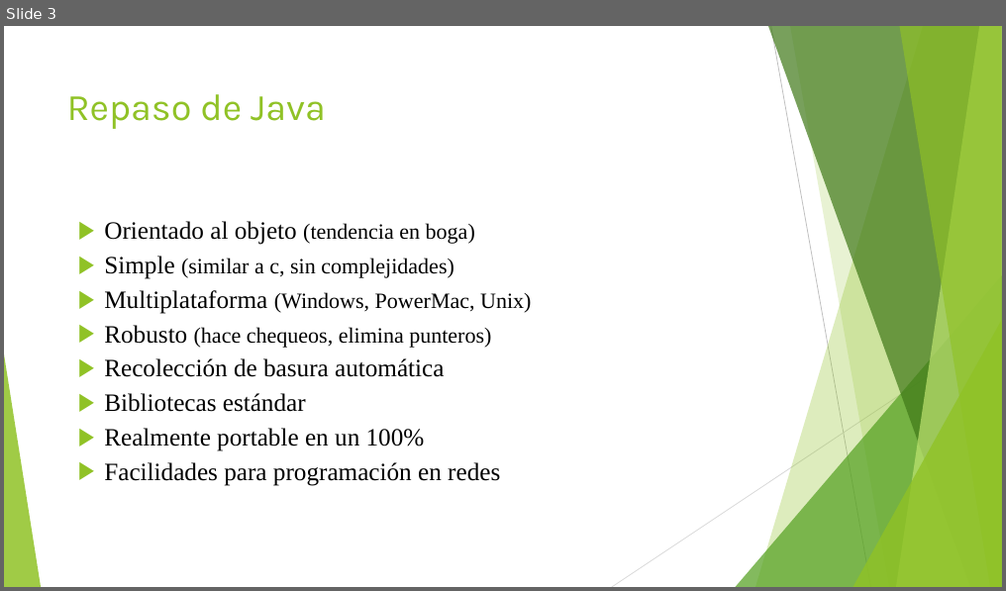
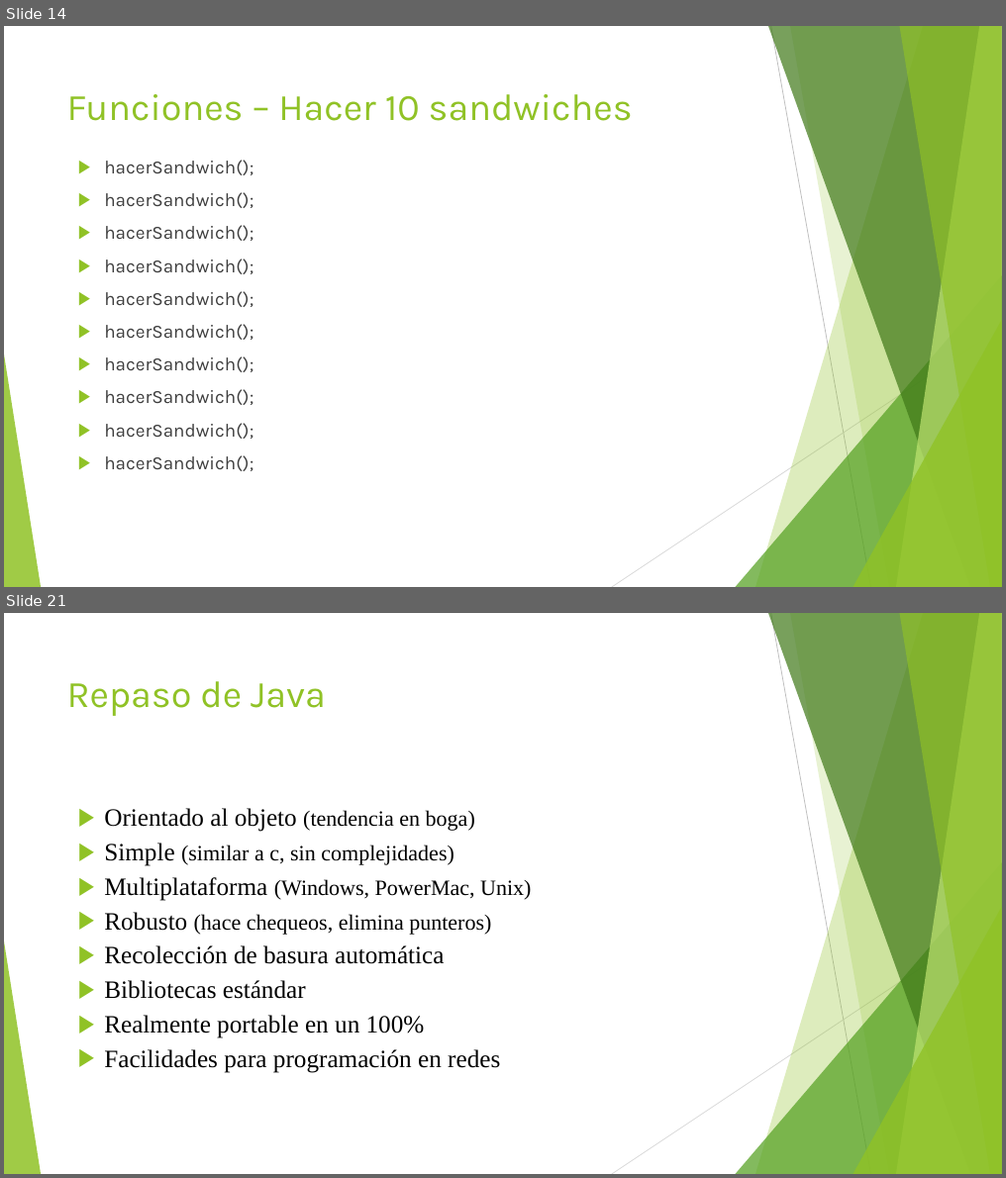
Before and after one commit to jomarnavarro/basicJava, a slide deck: Selenium, session 2.pptx. Shown one above the other, each under a label of ours: slide 3 before the commit, slides 14 and 21 after it; the slides between them are not shown. The pictures are 1006x591 and 1006x1178 pixels, drawn with LibreOffice and Linux fonts; fonts in the diff are those of the drawing. Boxes give left, top, right and bottom in pixels: in the first picture for what was removed or moved away, otherwise in the second. Text is boxed around its words. In the diff, an @@ line names an element or a change of style, - is before the commit and + after.

```diff
--- a/Selenium, session 2.pptx
+++ b/Selenium, session 2.pptx
@@ slide 14 added at (x1=4, y1=26, x2=1002, y2=587), background #FFFFFF; not listed: 10 template elements that a slide beside it also shows @@
@@ title added at (x1=67, y1=94, x2=633, y2=121), 36 pt, text #90C226 @@
+Funciones – Hacer 10 sandwiches
@@ text added at (x1=104, y1=160, x2=253, y2=472), 18 pt, text #3F3F3F @@
+▶ hacerSandwich();
+▶ hacerSandwich();
+▶ hacerSandwich();
+▶ hacerSandwich();
+▶ hacerSandwich();
+▶ hacerSandwich();
+▶ hacerSandwich();
+▶ hacerSandwich();
+▶ hacerSandwich();
+▶ hacerSandwich();
@@ what was slide 3 is now slide 21 @@
```
Also in this commit, not shown: 18 other slides added, 1 slide removed.
